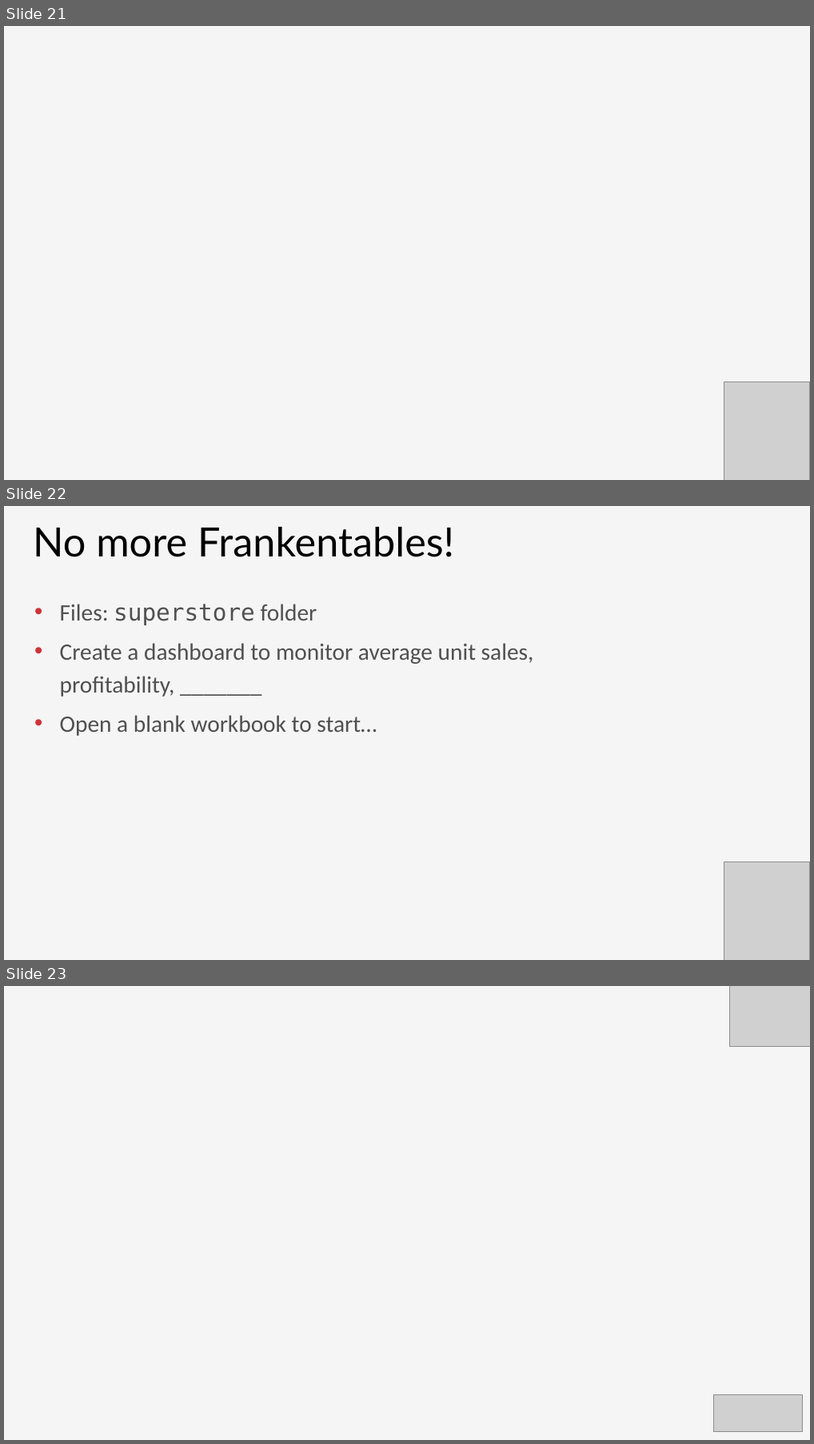
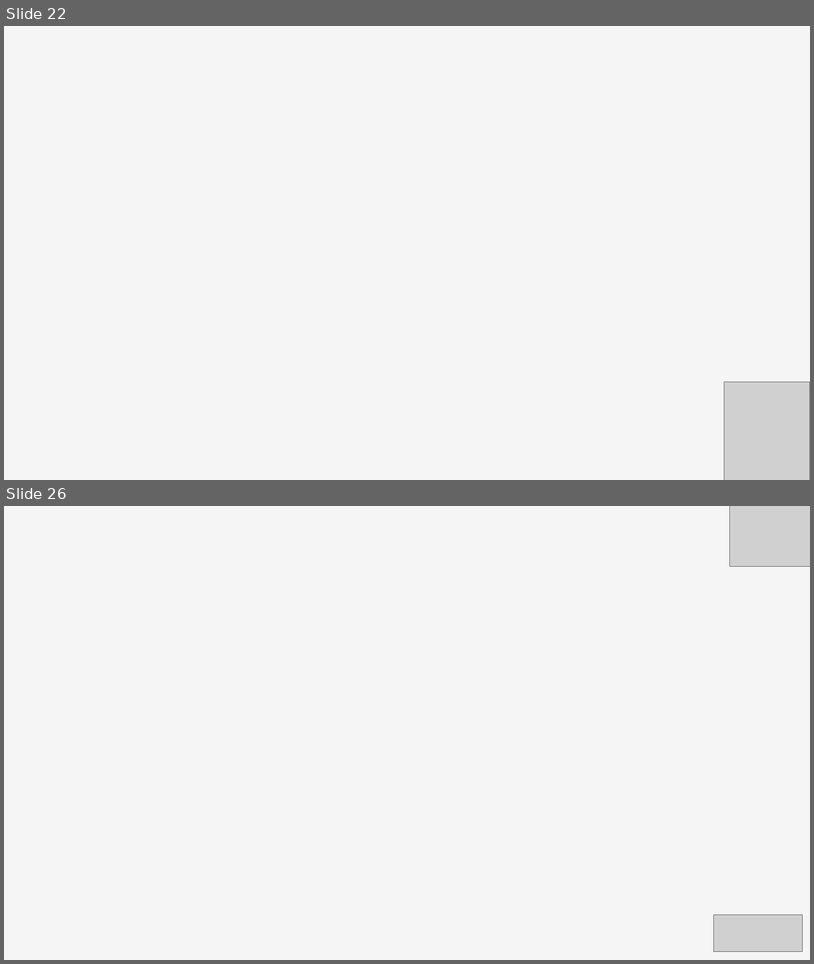
Before and after one commit to stringfestdata/pivot-table-dashboards-reports, a slide deck: pivot-table-dashboards-reports.pptx. Shown one above the other, each under a label of ours: slides 21, 22 and 23 before the commit, slides 22 and 26 after it; the slides between them are not shown. The pictures are 814x1444 and 814x964 pixels, drawn with LibreOffice and Linux fonts; fonts in the diff are those of the drawing; grey boxes stand for pictures; background and template pictures are left out. Boxes give left, top, right and bottom in pixels: in the first picture for what was removed or moved away, otherwise in the second. Text is boxed around its words. In the diff, an @@ line names an element or a change of style, - is before the commit and + after.

```diff
--- a/pivot-table-dashboards-reports.pptx
+++ b/pivot-table-dashboards-reports.pptx
@@ slide 22 removed at (4,506,810,960), background #F5F5F5 @@
@@ text removed at (33,527,454,557) @@
-No more Frankentables!
@@ text removed at (60,604,534,736) @@
-• Files: superstore folder
-• Create a dashboard to monitor average unit sales, profitability, _______
-• Open a blank workbook to start…
@@ picture removed at (725,862,810,960) @@
@@ what was slide 21 is now slide 22 @@
@@ what was slide 23 is now slide 26 @@
```
Also in this commit, not shown: 3 slides changed, 4 slides added, 47 other files.
